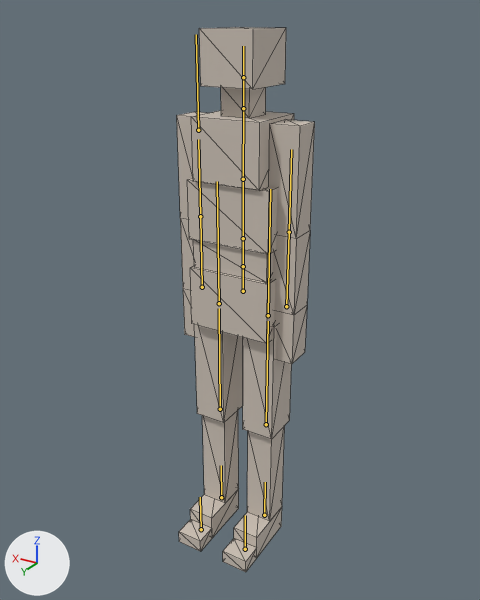
Renders of the glTF model tests/fixtures/gltf/humanoid.glb from each side of a commit.
Camera for both pictures: a 50 mm camera at (-1.084, 1.827, 1.878) aimed at (-0.01, 0.038, 0.983). The lights are fixed; the arrows at lower left show +X, +Y and +Z. The older version comes first. The bones that change, and the others that lie on the model, are drawn over the model as lines. Mesh edges are drawn as thin lines.

The first picture shows 'BoxMan'.
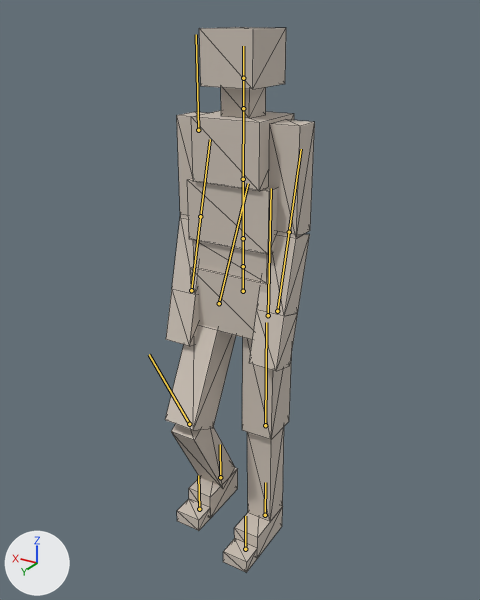
The newer file adds an action. The first version stands in its rest pose; the second is drawn at frame 11 of the action 'Strafe_L'.

Pixel boxes (x1, y1, x2, y2) of what changed, in the pictures (480 x 600 px):
'BoxMan', posed (9% wider): before (177, 27, 315, 572); after (165, 27, 315, 573)
bone 'mixamorig:LeftForeArm', root to tip: before (200, 216) to (198, 139); after (200, 216) to (210, 139)
bone 'mixamorig:RightForeArm', root to tip: before (289, 232) to (291, 149); after (289, 232) to (301, 149)
bone 'mixamorig:LeftUpLeg', root to tip: before (219, 303) to (217, 181); after (219, 303) to (248, 183)
bone 'mixamorig:LeftLeg', root to tip: before (220, 409) to (219, 308); after (189, 424) to (149, 354)
bone 'mixamorig:LeftFoot', root to tip: before (221, 497) to (221, 465); after (220, 477) to (220, 444)
bone 'mixamorig:RightUpLeg', root to tip: before (268, 315) to (270, 189); after (268, 315) to (271, 188)
bone 'mixamorig:RightLeg', root to tip: before (266, 424) to (268, 321); after (265, 425) to (266, 322)

What the commit changed:
Bone 'mixamorig:LeftForeArm' (bone_mixamorig_leftforearm) turns from (0, 0, 0) to (15, 0, 0) degrees about its own x, y and z.
Bone 'mixamorig:RightForeArm' (bone_mixamorig_rightforearm) turns from (0, 0, 0) to (15, 0, 0) degrees about its own x, y and z.
Bone 'mixamorig:LeftUpLeg' (bone_mixamorig_leftupleg) turns from (0, 0, 0) to (27, 0, 0) degrees about its own x, y and z.
Bone 'mixamorig:LeftLeg' (bone_mixamorig_leftleg) turns from (0, 0, 0) to (-56, 0, 0) degrees about its own x, y and z.
Bone 'mixamorig:LeftFoot' (bone_mixamorig_leftfoot) turns from (0, 0, 0) to (28, 0, 0) degrees about its own x, y and z.
Bone 'mixamorig:RightUpLeg' (bone_mixamorig_rightupleg) turns from (0, 0, 0) to (1, 0, 0) degrees about its own x, y and z.
Bone 'mixamorig:RightLeg' (bone_mixamorig_rightleg) turns from (0, 0, 0) to (-2, 0, 0) degrees about its own x, y and z.
